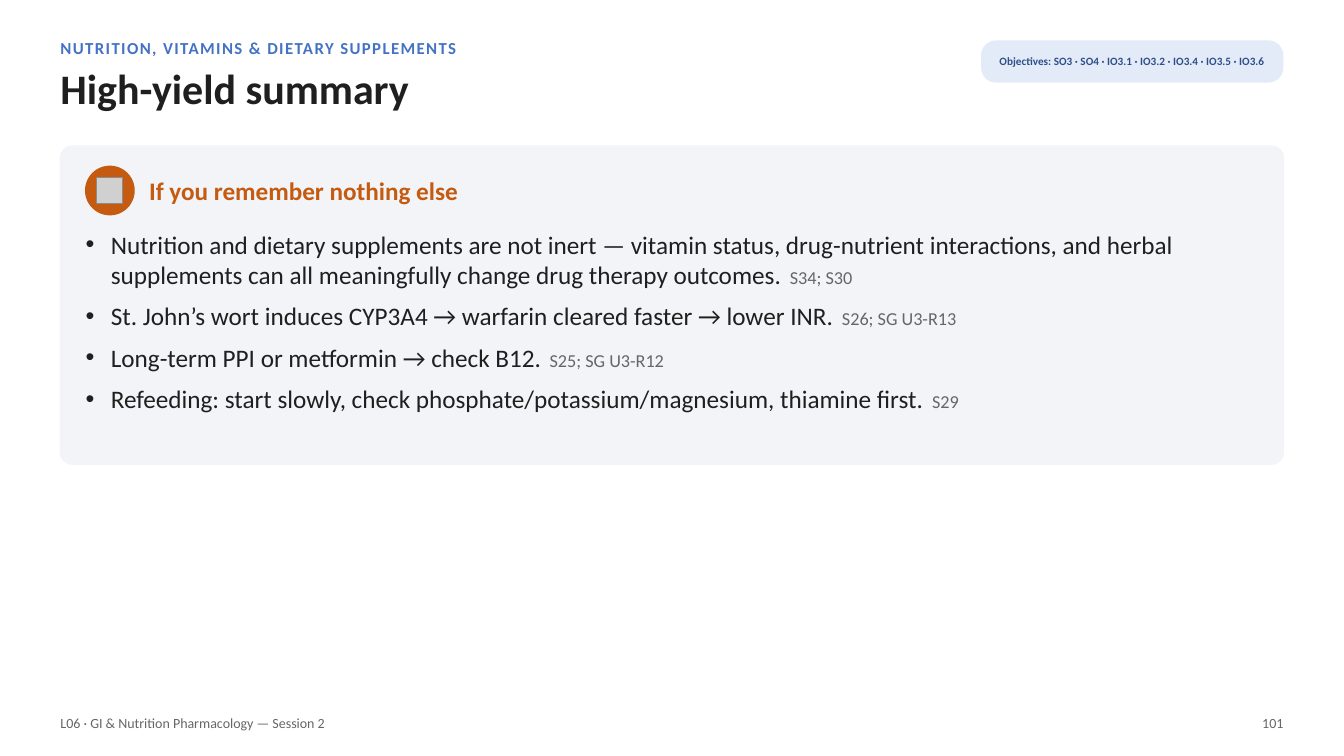
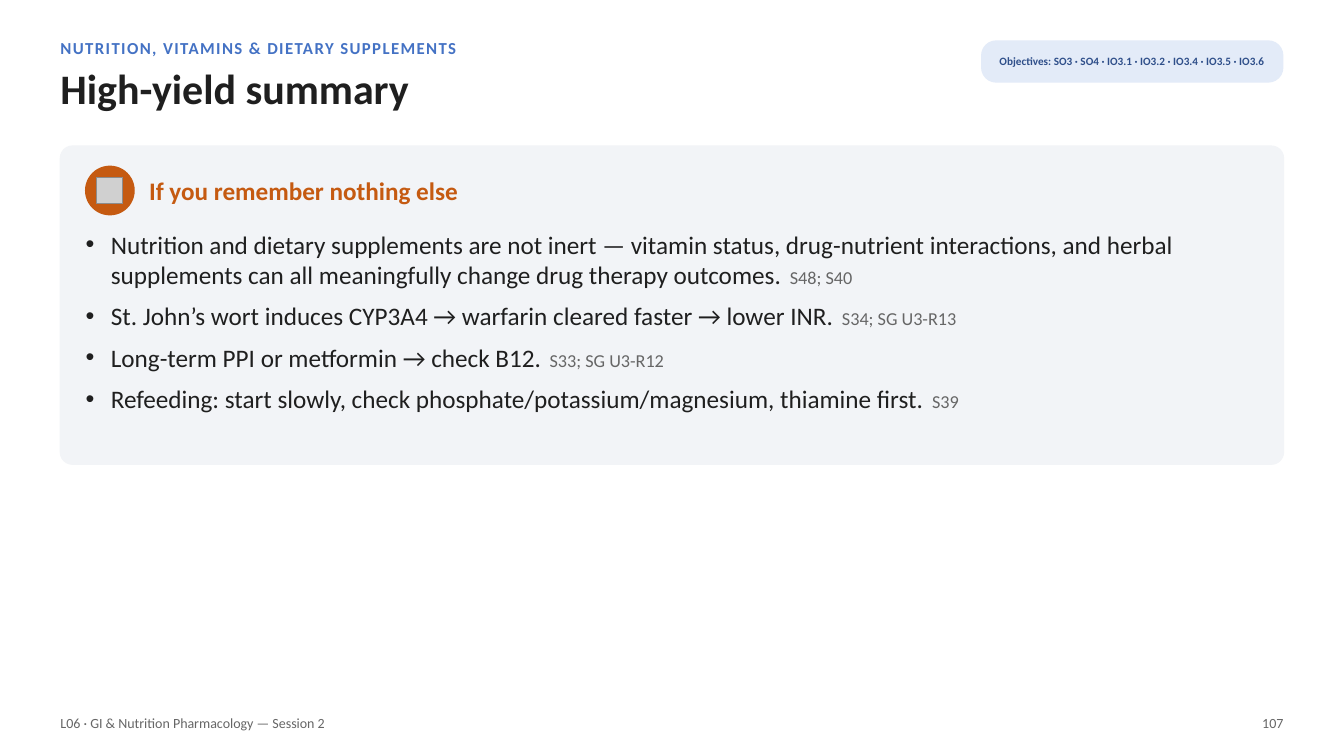
Before and after one commit to bishwokrit/DPAS-Pharm, a slide deck: slide 107 of outputs/L06/L06_Unit_3_GI_Nutrition_Session_2_study_deck.pptx (slide 101 before the commit). Drawn at 1344x756 pixels with LibreOffice and Linux fonts; fonts in the diff are those of the drawing; grey boxes stand for pictures. Boxes give left, top, right and bottom in pixels: in the first picture for what was removed or moved away, otherwise in the second. Text is boxed around its words. In the diff, an @@ line names an element or a change of style, - is before the commit and + after.

Commit message:
L06: use the class-version deck (adds 7 quick checks), renumber slide citations

```diff
--- a/outputs/L06/L06_Unit_3_GI_Nutrition_Session_2_study_deck.pptx
+++ b/outputs/L06/L06_Unit_3_GI_Nutrition_Session_2_study_deck.pptx
@@ text at <box>111,236,1173,413</box>: text changed @@
-• Nutrition and dietary supplements are not inert — vitamin status, drug-nutrient interactions, and herbal supplements can all meaningfully change drug therapy outcomes. S34; S30
-• St. John’s wort induces CYP3A4 → warfarin cleared faster → lower INR. S26; SG U3-R13
-• Long-term PPI or metformin → check B12. S25; SG U3-R12
-• Refeeding: start slowly, check phosphate/potassium/magnesium, thiamine first. S29
+• Nutrition and dietary supplements are not inert — vitamin status, drug-nutrient interactions, and herbal supplements can all meaningfully change drug therapy outcomes. S48; S40
+• St. John’s wort induces CYP3A4 → warfarin cleared faster → lower INR. S34; SG U3-R13
+• Long-term PPI or metformin → check B12. S33; SG U3-R12
+• Refeeding: start slowly, check phosphate/potassium/magnesium, thiamine first. S39
@@ text at <box>1262,719,1283,728</box>: text changed @@
-101
+107
```
Also in this commit, not shown: 107 other slides changed, 10 slides added, 35 other files.
